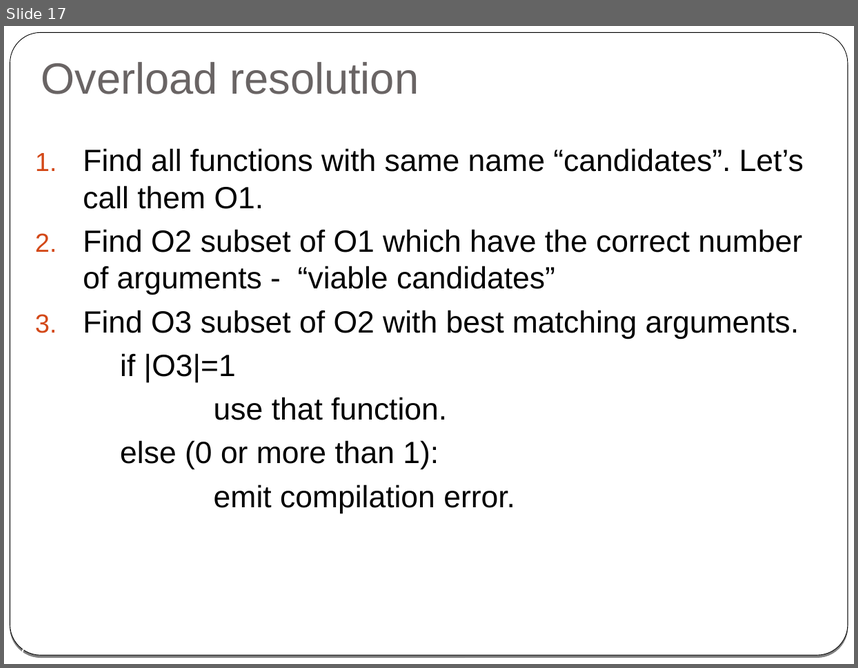
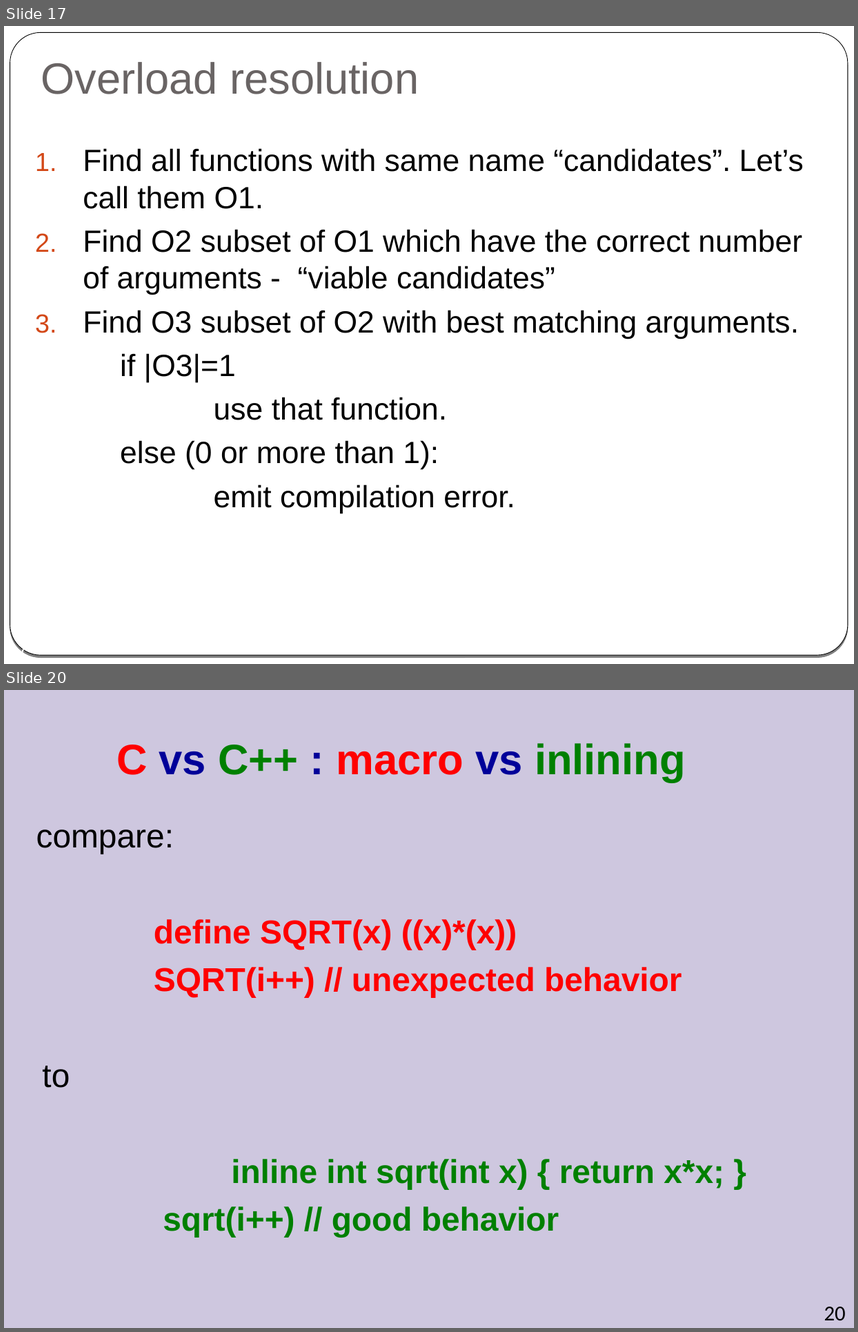
Before and after one commit to cpp-at-ariel/cpp-5778, a slide deck: week01-what-is-cpp/slides.odp. Shown one above the other, each under a label of ours: slide 17 before the commit, slides 17 and 20 after it; the slides between them are not shown. The pictures are 858x668 and 858x1332 pixels, drawn with LibreOffice and Linux fonts; fonts in the diff are those of the drawing. Boxes give left, top, right and bottom in pixels: in the first picture for what was removed or moved away, otherwise in the second. Text is boxed around its words. In the diff, an @@ line names an element or a change of style, - is before the commit and + after.

Commit message:
add inline to week 1

```diff
--- a/week01-what-is-cpp/slides.odp
+++ b/week01-what-is-cpp/slides.odp
@@ slide 20 added at (x1=4, y1=690, x2=854, y2=1328), background #CEC7DF @@
@@ title added at (x1=116, y1=743, x2=686, y2=782), 36 pt, text #008000, bold @@
+C vs C++ : macro vs inlining
@@ text added at (x1=36, y1=829, x2=724, y2=1236), 28 pt, text #008000, bold @@
+compare:
+define SQRT(x) ((x)*(x))
+SQRT(i++) // unexpected behavior
+to
+inline int sqrt(int x) { return x*x; }
+sqrt(i++) // good behavior
@@ page number added at (x1=824, y1=1306, x2=846, y2=1321), 18 pt, text #000000 @@
+20
```
Also in this commit, not shown: 3 other slides added, 3 other files.
